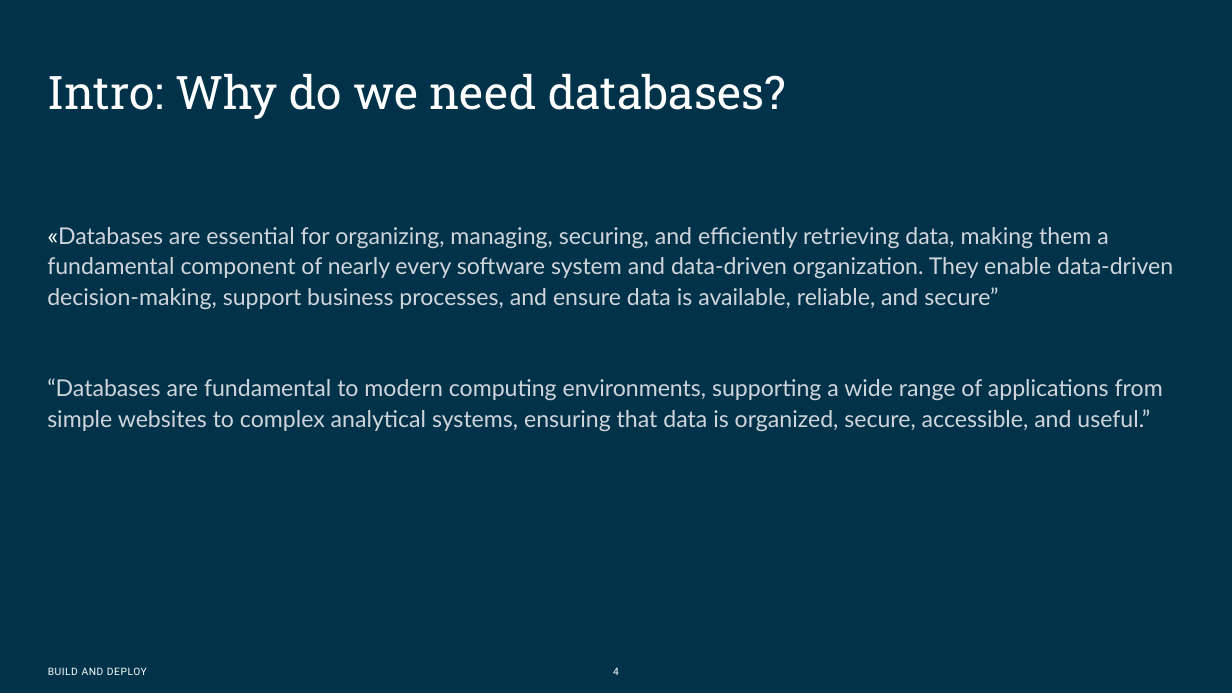
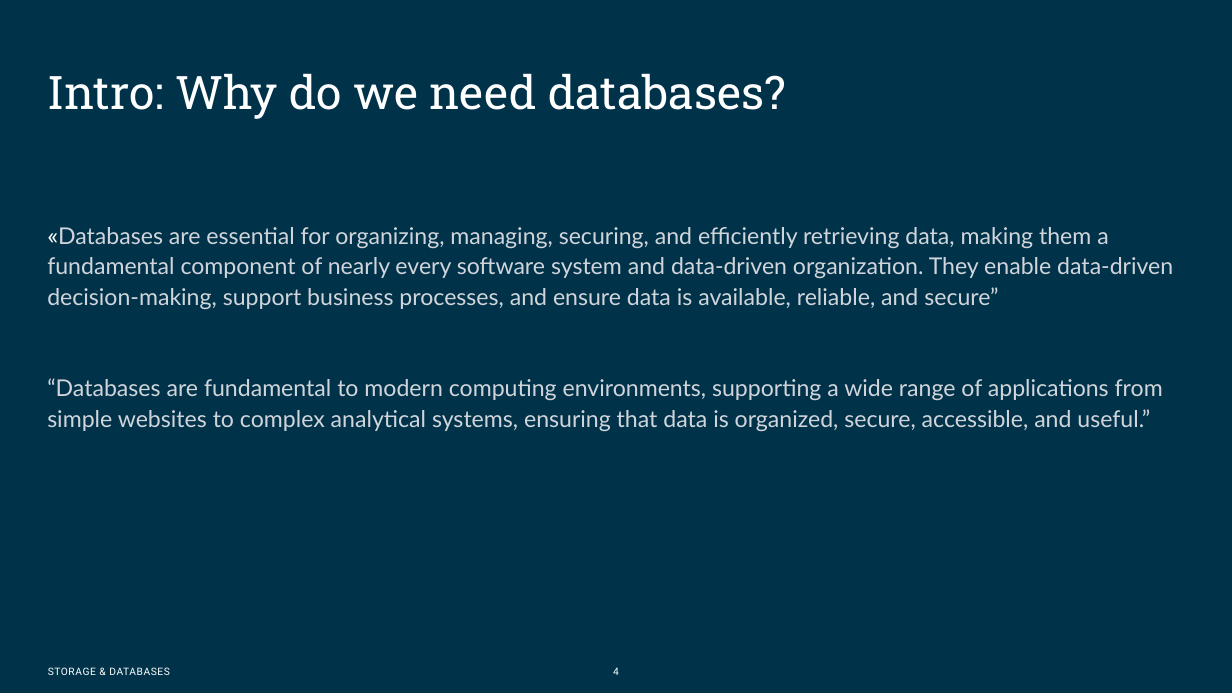
Before and after one commit to Omegapoint-Norge-Academy/storage-and-databases, a slide deck: slide 4 of Presentation material/Databases APP.pptx. Drawn at 1232x693 pixels with LibreOffice and Linux fonts; fonts in the diff are those of the drawing; background and template pictures are left out. Boxes give left, top, right and bottom in pixels: in the first picture for what was removed or moved away, otherwise in the second. Text is boxed around its words. In the diff, an @@ line names an element or a change of style, - is before the commit and + after.

```diff
--- a/Presentation material/Databases APP.pptx
+++ b/Presentation material/Databases APP.pptx
@@ text at (x1=48, y1=667, x2=169, y2=675): text changed @@
-BUILD AND DEPLOY
+STORAGE & DATABASES
```
Also in this commit, not shown: 8 other slides changed, 8 slides added.
